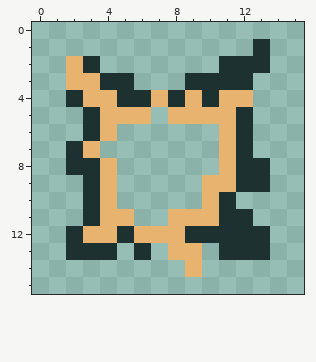
Pixel-art sprite, stored at Assets/Art/export/breach.png. The first picture shows the starting point.
The file is 16x16 pixels.
The result:
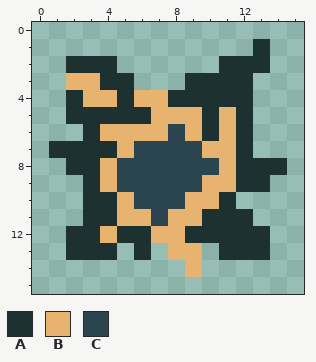
Palette (. is transparent): A #1d3230  B #e8b26f  C #2b454f
From the commit log: Fill in breach sprite transparency
Diff:
@@ x 0..15 @@
  1 .............A..
- 2 ..BA.......AAA..
+ 2 ..AAA......AAA..
  3 ..BBAA...AAAA...
- 4 ..ABBAABABABB...
- 5 ...ABBB.BBBBA...
- 6 ...AB......BA...
- 7 ..AB.......BA...
- 8 ..AAB......BAA..
- 9 ...AB.....BBAA..
-10 ...AB.....BA....
-11 ...ABB..BBBAA...
-12 ..ABBABBBAAAAA..
+ 4 ..ABBABBAAAAA...
+ 5 ..AAAAABBBABA...
+ 6 ...ABBBBCBABA...
+ 7 .AAAABCCCCBBA...
+ 8 ..AABCCCCCCBAAA.
+ 9 ...ABCCCCCBBAA..
+10 ...AABCCCBBA....
+11 ...AABBCBBAAA...
+12 ..AABAABBAAAAA..
 13 ..AAA.A.BB.AAA..
Pixel boxes of the changes (left, top, right, bottom) in both pictures:
changed: (49, 56, 287, 243)
